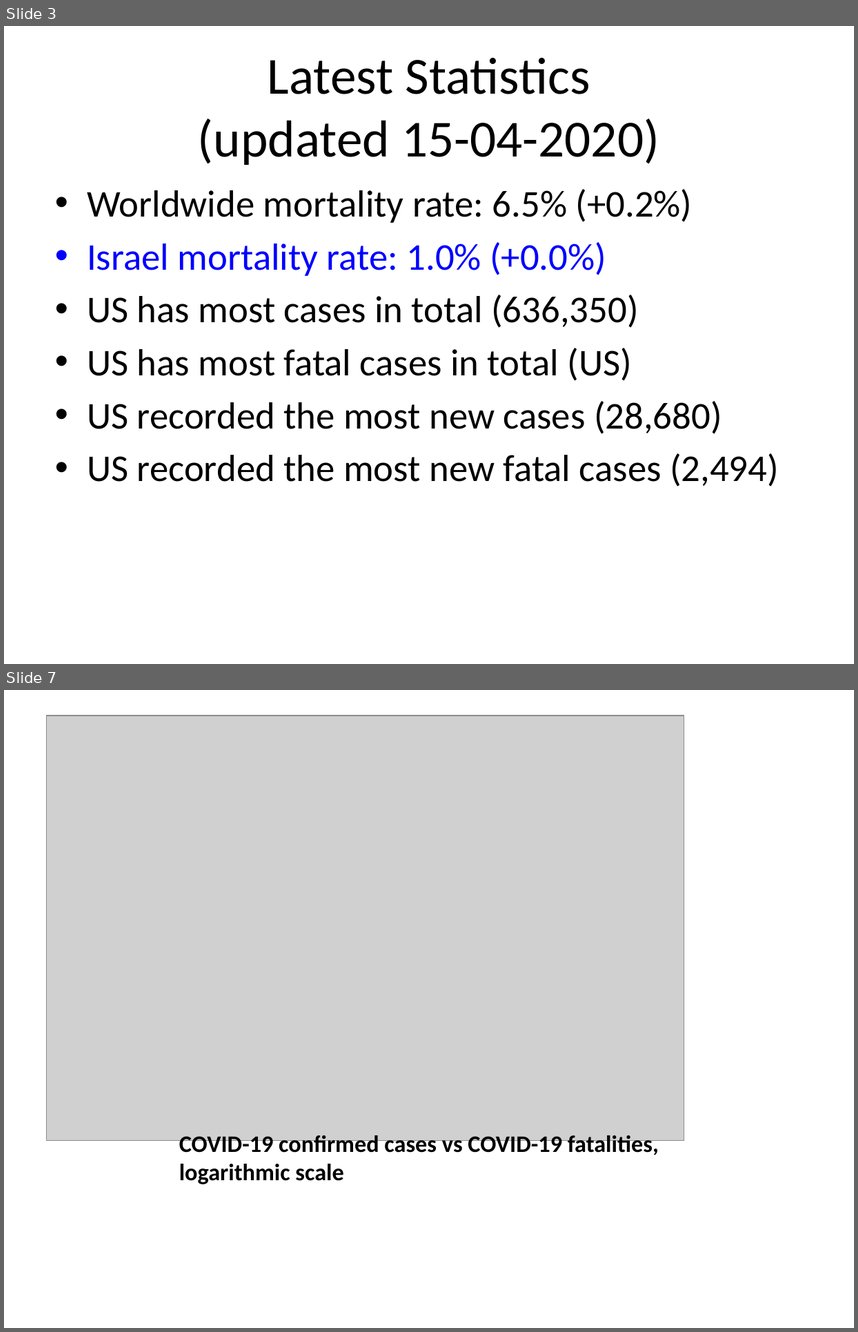
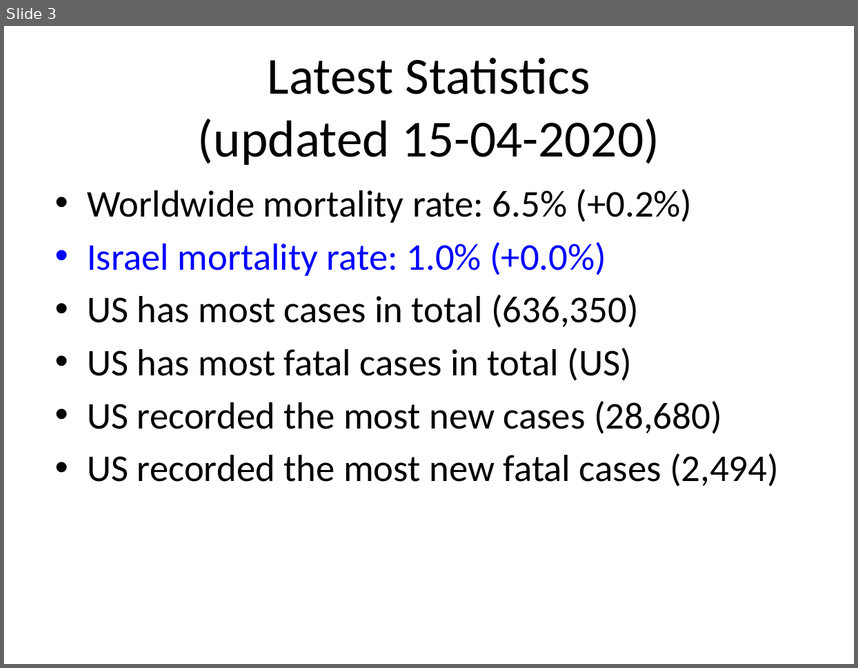
Before and after one commit to Eladweller/COVID-19-worldwide-analysis, a slide deck: Presentations/COVID-19 15-04-2020.pptx. Shown one above the other, each under a label of ours: slides 3 and 7 before the commit, slide 3 after it; the slides between them are not shown. The pictures are 858x1332 and 858x668 pixels, drawn with LibreOffice and Linux fonts; fonts in the diff are those of the drawing; grey boxes stand for pictures. Boxes give left, top, right and bottom in pixels: in the first picture for what was removed or moved away, otherwise in the second. Text is boxed around its words. In the diff, an @@ line names an element or a change of style, - is before the commit and + after.

```diff
--- a/Presentations/COVID-19 15-04-2020.pptx
+++ b/Presentations/COVID-19 15-04-2020.pptx
@@ slide 7 removed at (4, 690, 854, 1328), background #FFFFFF @@
@@ picture removed at (47, 716, 684, 1141) @@
@@ title removed at (179, 1135, 659, 1184) @@
-COVID-19 confirmed cases vs COVID-19 fatalities, logarithmic scale
```
Also in this commit, not shown: 32 slides added, 28 other slides removed, 24 other files.
